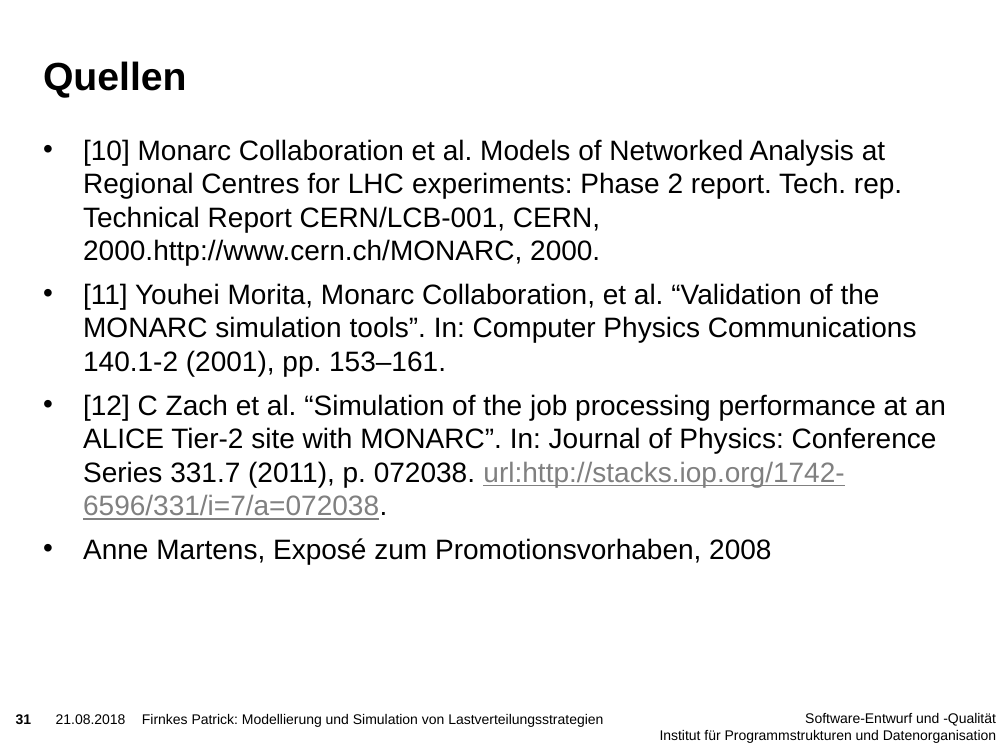
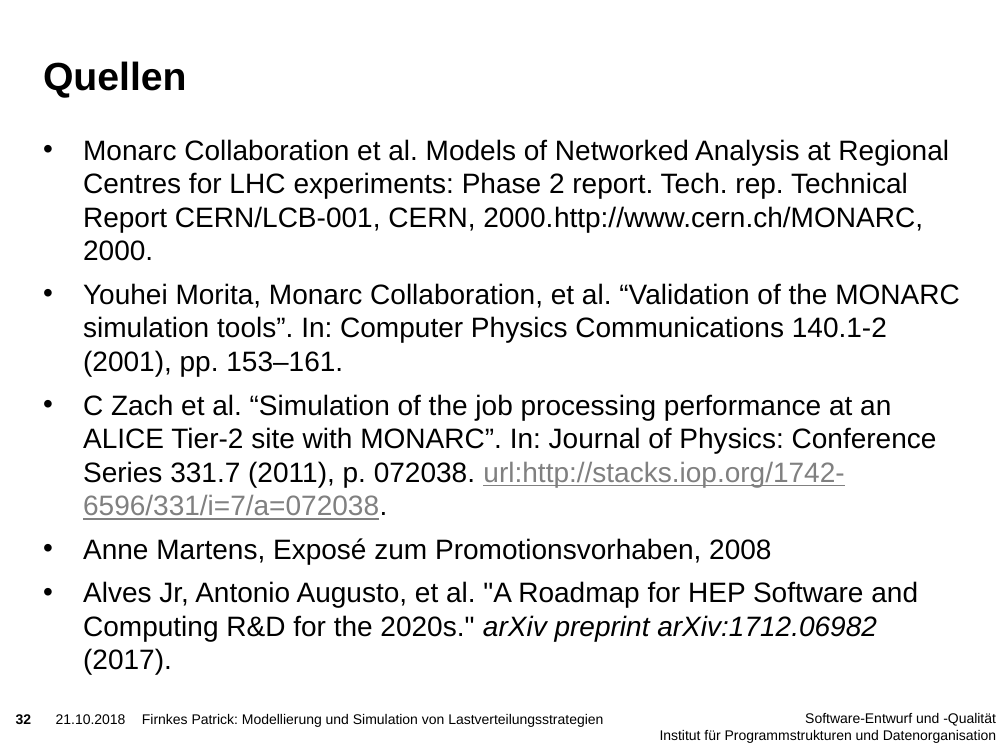
Before and after one commit to PatFirn/wlcg-loadbalancing, a slide deck: slide 32 of presentations/abschluss.pptx (slide 31 before the commit). Drawn at 1008x756 pixels with LibreOffice and Linux fonts; fonts in the diff are those of the drawing; background and template pictures are left out. Boxes give left, top, right and bottom in pixels: in the first picture for what was removed or moved away, otherwise in the second. Text is boxed around its words. In the diff, an @@ line names an element or a change of style, - is before the commit and + after.

```diff
--- a/presentations/abschluss.pptx
+++ b/presentations/abschluss.pptx
@@ text at bbox=[83, 139, 960, 520]: text changed @@
-• [10] Monarc Collaboration et al. Models of Networked Analysis at Regional Centres for LHC experiments: Phase 2 report. Tech. rep. Technical Report CERN/LCB-001, CERN, 2000.http://www.cern.ch/MONARC, 2000.
-• [11] Youhei Morita, Monarc Collaboration, et al. “Validation of the MONARC simulation tools”. In: Computer Physics Communications 140.1-2 (2001), pp. 153–161.
-• [12] C Zach et al. “Simulation of the job processing performance at an ALICE Tier-2 site with MONARC”. In: Journal of Physics: Conference Series 331.7 (2011), p. 072038. url:http://stacks.iop.org/1742-6596/331/i=7/a=072038.
+• Monarc Collaboration et al. Models of Networked Analysis at Regional Centres for LHC experiments: Phase 2 report. Tech. rep. Technical Report CERN/LCB-001, CERN, 2000.http://www.cern.ch/MONARC, 2000.
+• Youhei Morita, Monarc Collaboration, et al. “Validation of the MONARC simulation tools”. In: Computer Physics Communications 140.1-2 (2001), pp. 153–161.
+• C Zach et al. “Simulation of the job processing performance at an ALICE Tier-2 site with MONARC”. In: Journal of Physics: Conference Series 331.7 (2011), p. 072038. url:http://stacks.iop.org/1742-6596/331/i=7/a=072038.
@@ text at bbox=[83, 581, 918, 641]: paragraph added @@
+• Alves Jr, Antonio Augusto, et al. "A Roadmap for HEP Software and Computing R&D for the 2020s." arXiv preprint arXiv:1712.06982 (2017).
@@ page number at bbox=[16, 714, 32, 724]: text changed @@
-31
+32
@@ text at bbox=[56, 714, 126, 724]: text changed @@
-21.08.2018
+21.10.2018
```
Also in this commit, not shown: 25 other slides changed, 7 slides added, 8 slides removed.
